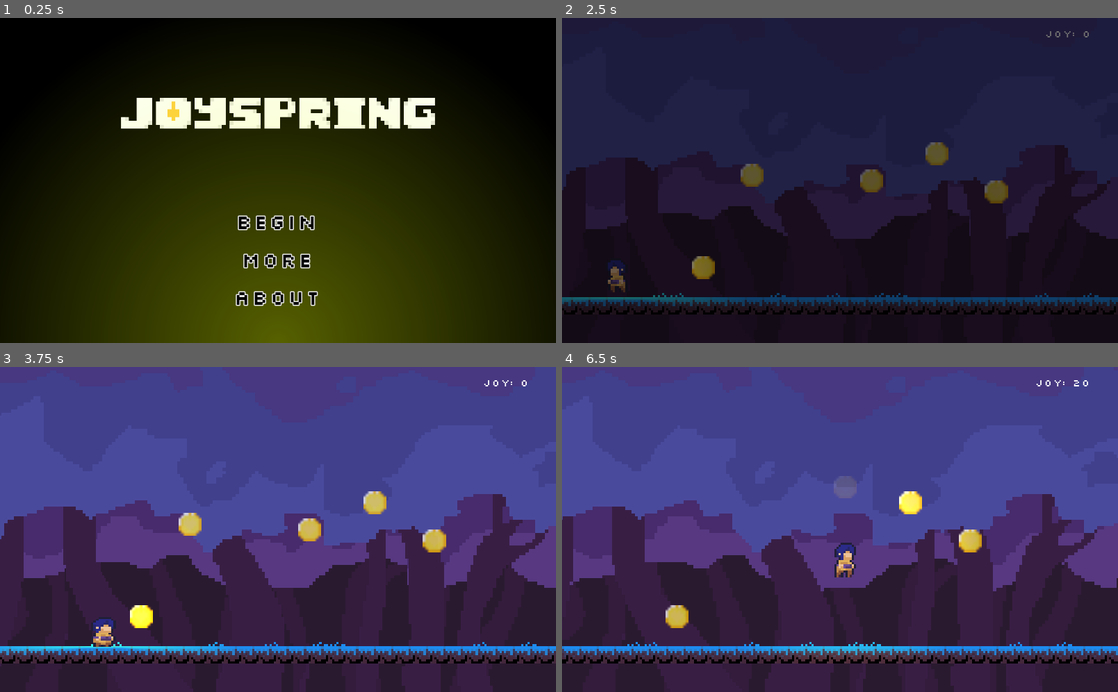
Above: before the commit, frames 1-4 (two rows, left to right).
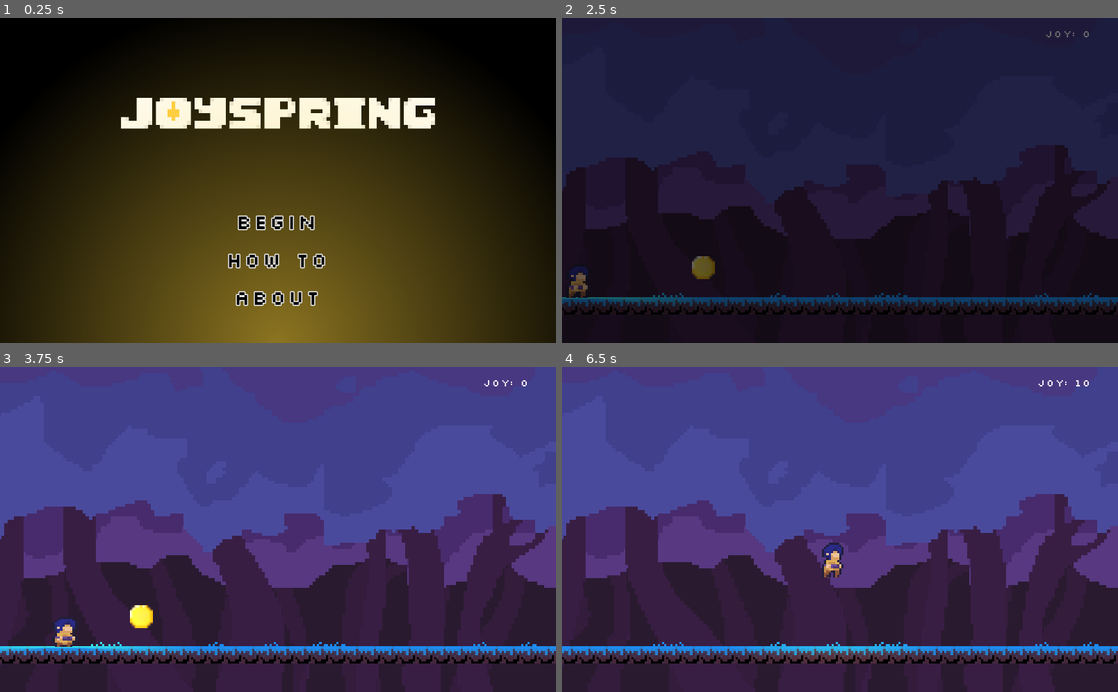
Above: after the commit, the same moments.

Repository: studio-heart-engine/joyspring
Game: Godot game, scene res://Menu.tscn
Same seed, same stepped clock (60 frames per second), same inputs: the game is played once before the commit and once after it.
Inputs:
- Up to frame 1 (0.25 s): no input
- Up to frame 2 (2.5 s): click "More" (after the commit: "How To") at 0.5 s; click "Back" at 1.25 s; click "Begin" at 2 s
- Up to frame 3 (3.75 s): hold Shift (sneak) 2.78-3.53 s; hold Right (ui_right) from 2.78 s (still down); tap Up (jump) at 3.02 s; tap Shift (sneak) at 3.6 s
- Up to frame 4 (6.5 s): tap Up (jump) at 3.77, 5.27, 6.02 s; release Right (ui_right) at 4.28 s; hold Left (ui_left) 4.28-5.03 s; hold Shift (sneak) 4.28-5.03 s; hold Right (ui_right) from 5.03 s (still down); tap Shift (sneak) at 5.1 s; hold Shift (sneak) from 5.78 s (still down)

The runs differ from the first frame. In frame 1, 30% of the frame differs, in the area x 15-85%, y 41-100%; in frame 2, 1.6%; in frame 3, 1.9%; in frame 4, 11%.

Commit message:
hi

Diff:
--- a/Menu.tscn
+++ b/Menu.tscn
@@ -24,7 +24,7 @@
 stretch_mode = 6
 
 [node name="yellow-glow" type="Sprite" parent="."]
-modulate = Color( 0.898039, 1, 0, 0.380392 )
+modulate = Color( 0.992157, 0.827451, 0.235294, 0.552941 )
 position = Vector2( 512, 600 )
 scale = Vector2( 1.31055, 1.31055 )
 texture = ExtResource( 3 )
@@ -52,10 +52,10 @@
 text = "Begin"
 flat = true
 
-[node name="MoreButton" type="Button" parent="VBoxContainer"]
-margin_left = 439.0
+[node name="HowToButton" type="Button" parent="VBoxContainer"]
+margin_left = 411.0
 margin_top = 115.0
-margin_right = 584.0
+margin_right = 613.0
 margin_bottom = 185.0
 rect_min_size = Vector2( 0, 70 )
 rect_pivot_offset = Vector2( -1032, 475 )
@@ -64,7 +64,7 @@
 custom_colors/font_color = Color( 0, 0, 0, 1 )
 custom_colors/font_color_hover = Color( 0.286275, 0.286275, 0.286275, 1 )
 custom_colors/font_color_pressed = Color( 0.168627, 0.168627, 0.168627, 1 )
-text = "More"
+text = "How To"
 flat = true
 
 [node name="AboutButton" type="Button" parent="VBoxContainer"]
@@ -82,5 +82,5 @@
 text = "About"
 flat = true
 [connection signal="pressed" from="VBoxContainer/BeginButton" to="." method="_on_BeginButton_pressed"]
-[connection signal="pressed" from="VBoxContainer/MoreButton" to="." method="_on_MoreButton_pressed"]
+[connection signal="pressed" from="VBoxContainer/HowToButton" to="." method="_on_MoreButton_pressed"]
 [connection signal="pressed" from="VBoxContainer/AboutButton" to="." method="_on_AboutButton_pressed"]
--- a/PlatformerTemplate.tscn
+++ b/PlatformerTemplate.tscn
@@ -161,11 +161,12 @@
 
 [node name="Player" parent="." instance=ExtResource( 5 )]
 light_mask = 2
-position = Vector2( 101, 377 )
+position = Vector2( 30, 400 )
 speed = 300
 
 [node name="Sprite" parent="Player/AnimatedSprite" index="0"]
-region_rect = Rect2( 256, 0, 16, 16 )
+flip_h = false
+region_rect = Rect2( 192, 0, 16, 16 )
 
 [node name="Camera" parent="Player" index="2"]
 limit_right = 2000
@@ -184,28 +185,9 @@
 shadow_filter_smooth = 5.0
 
 [node name="Coins" type="Node" parent="."]
-editor/display_folded = true
 
 [node name="Coin" parent="Coins" instance=ExtResource( 6 )]
 position = Vector2( 260, 360 )
-
-[node name="Coin2" parent="Coins" instance=ExtResource( 6 )]
-position = Vector2( 350, 190 )
-
-[node name="Coin3" parent="Coins" instance=ExtResource( 6 )]
-position = Vector2( 570, 200 )
-
-[node name="Coin4" parent="Coins" instance=ExtResource( 6 )]
-position = Vector2( 690, 150 )
-
-[node name="Coin5" parent="Coins" instance=ExtResource( 6 )]
-position = Vector2( 800, 220 )
-
-[node name="Coin6" parent="Coins" instance=ExtResource( 6 )]
-position = Vector2( 1520, 270 )
-
-[node name="Coin7" parent="Coins" instance=ExtResource( 6 )]
-position = Vector2( 1400, 240 )
 
 [node name="HUD" type="CanvasLayer" parent="."]
 editor/display_folded = true
Not shown: 2 places in PlatformerTemplate.tscn that only renumber resources
